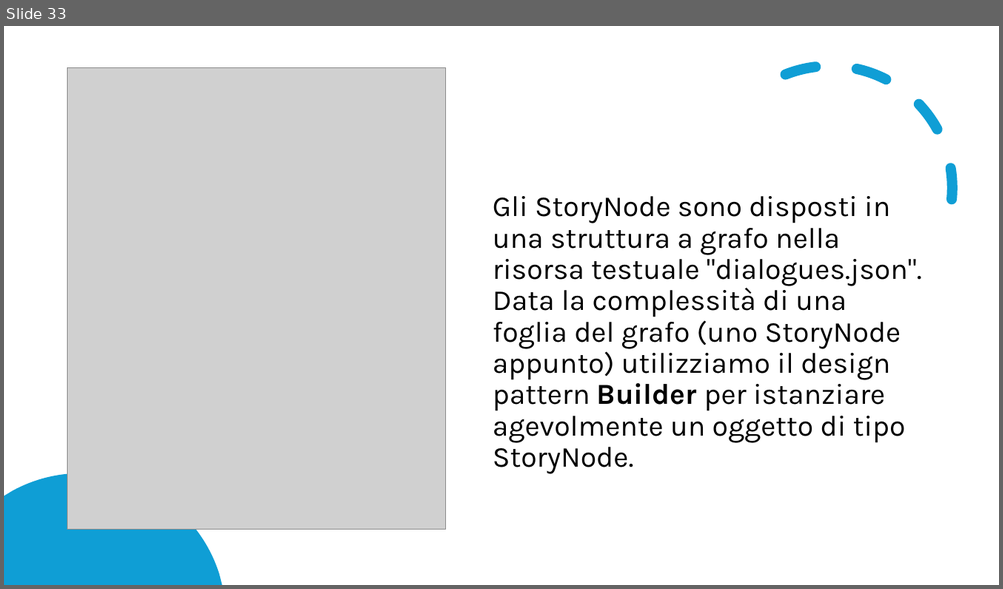
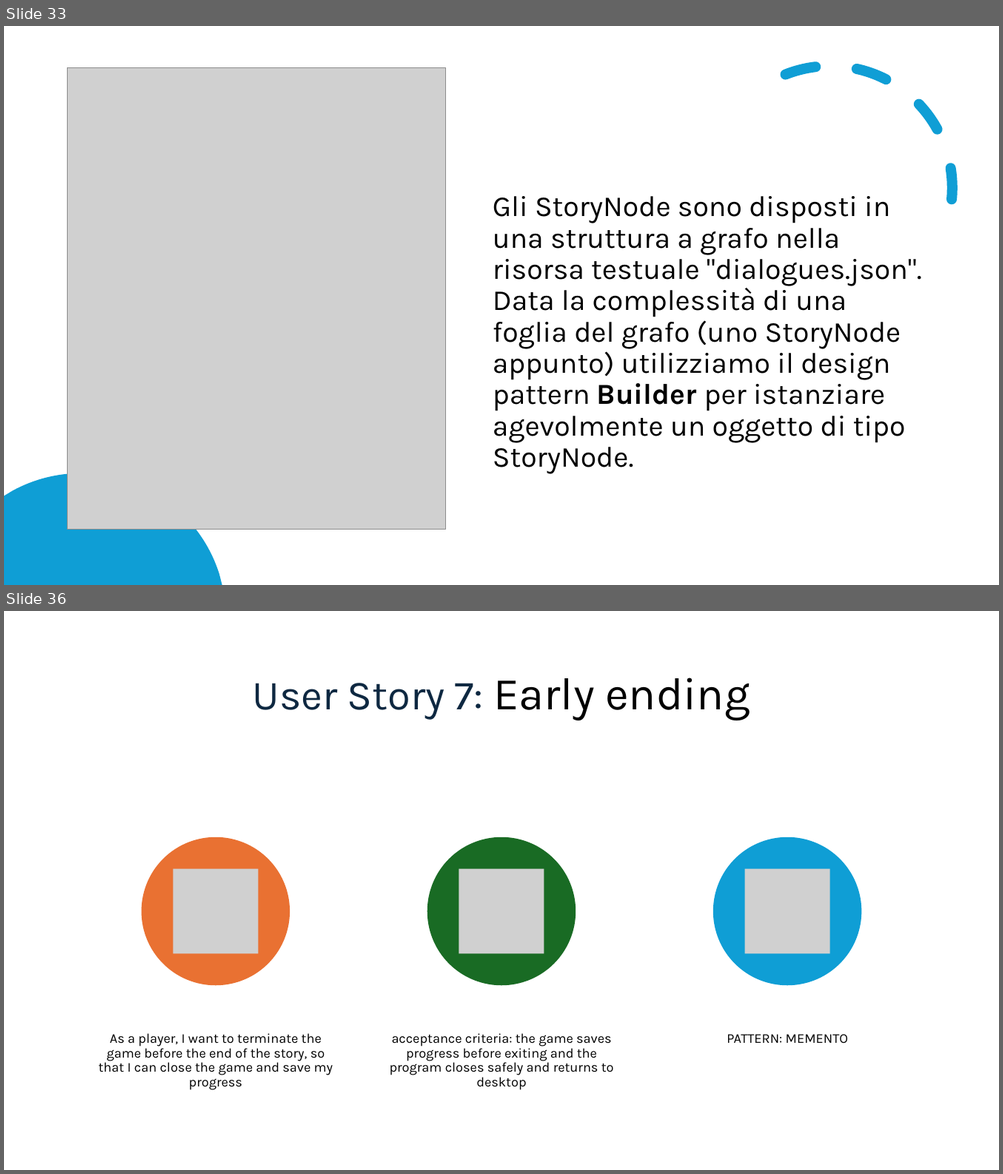
Before and after one commit to samMM-cs/iss-team2, a slide deck: Revisione.pptx. Shown one above the other, each under a label of ours: slide 33 before the commit, slides 33 and 36 after it; the slides between them are not shown. The pictures are 1003x589 and 1003x1174 pixels, drawn with LibreOffice and Linux fonts; fonts in the diff are those of the drawing; grey boxes stand for pictures. Boxes give left, top, right and bottom in pixels: in the first picture for what was removed or moved away, otherwise in the second. Text is boxed around its words. In the diff, an @@ line names an element or a change of style, - is before the commit and + after.

```diff
--- a/Revisione.pptx
+++ b/Revisione.pptx
@@ slide 36 added at <box>4,611,999,1170</box>, background #FFFFFF @@
@@ title added at <box>253,678,749,721</box>, 40 pt, text #0E2841 @@
+User Story 7: Early ending
@@ group added at <box>99,837,861,1091</box>: 3 ellipses, 3 pictures, 3 texts @@
+As a player, I want to terminate the game before the end of the story, so that I can close the game and save my progress
+acceptance criteria: the game saves progress before exiting and the program closes safely and returns to desktop
+PATTERN: MEMENTO
```
Also in this commit, not shown: 4 other slides added, 6 other files.
